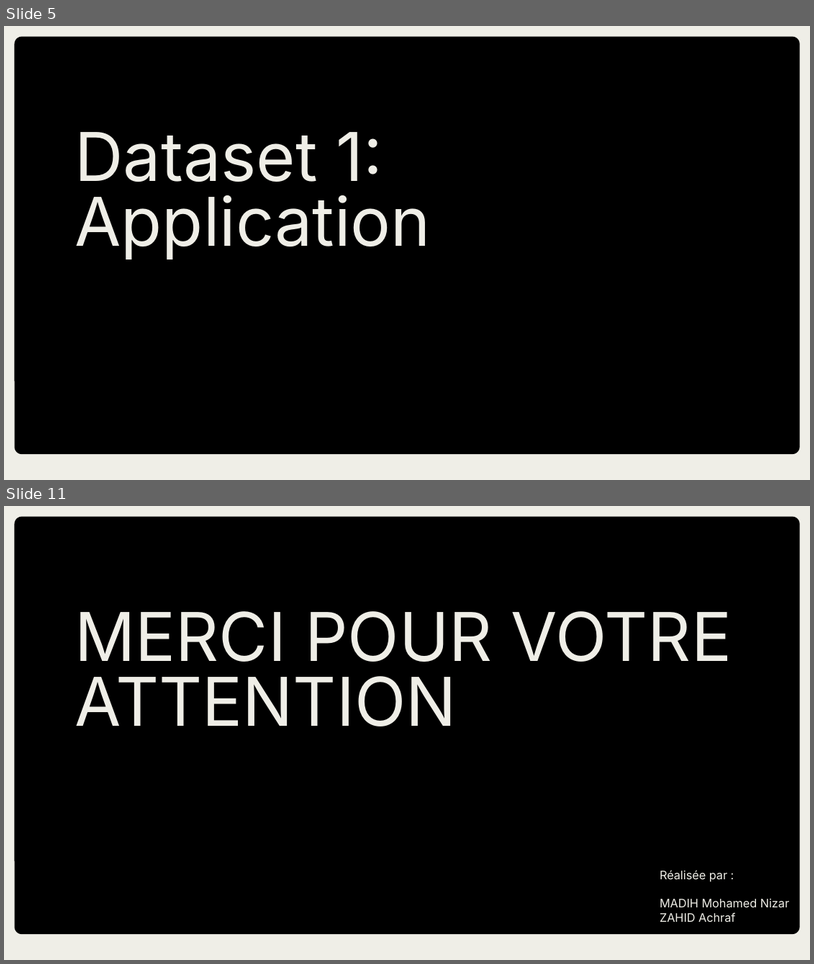
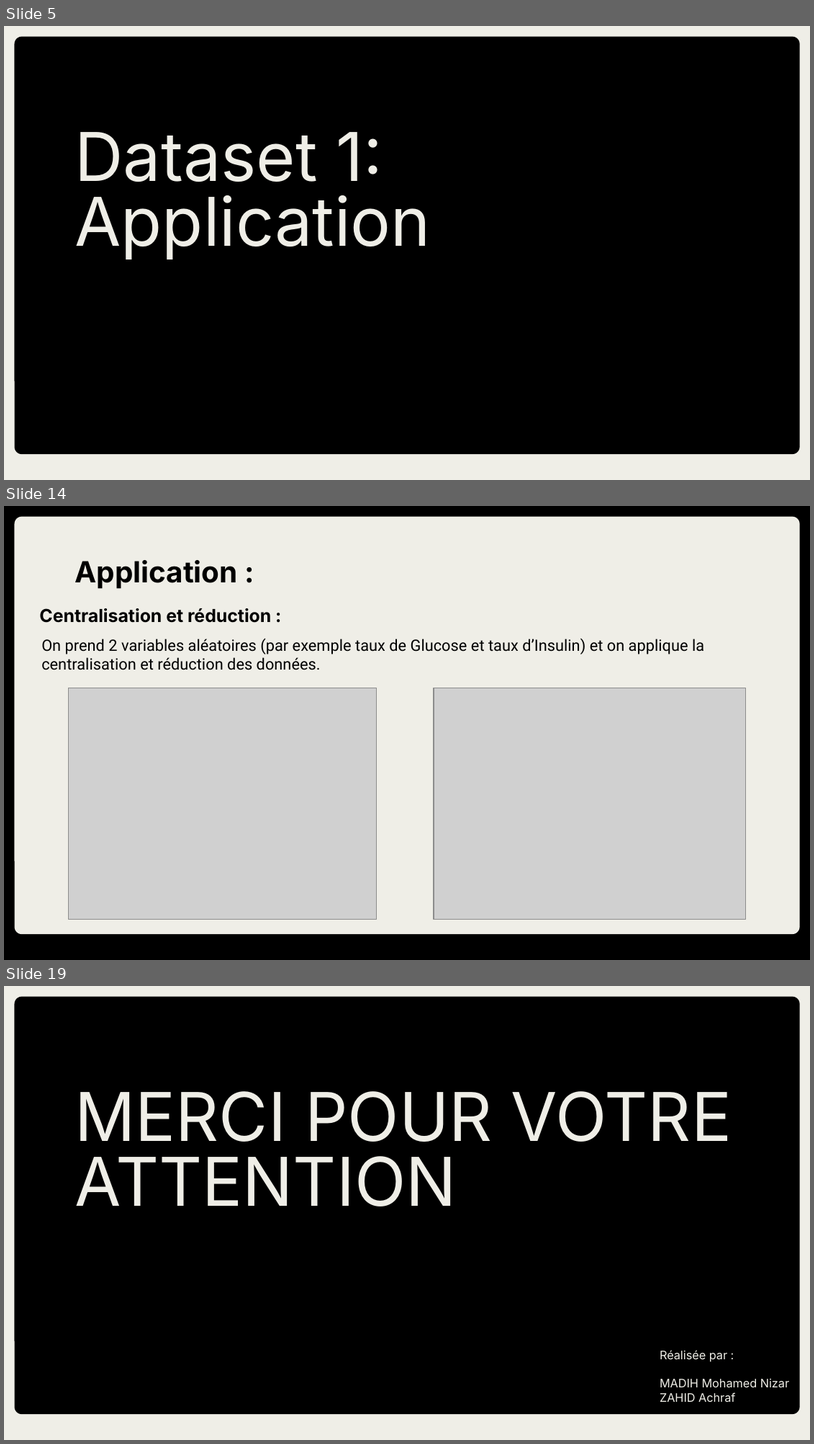
Before and after one commit to nizarover/Projet-Data-Analyst, a slide deck: Projects/Data Analyst/Presentation ACP.pptx. Shown one above the other, each under a label of ours: slides 5 and 11 before the commit, slides 5, 14 and 19 after it; the slides between them are not shown. The pictures are 814x964 and 814x1444 pixels, drawn with LibreOffice and Linux fonts; fonts in the diff are those of the drawing; grey boxes stand for pictures. Boxes give left, top, right and bottom in pixels: in the first picture for what was removed or moved away, otherwise in the second. Text is boxed around its words. In the diff, an @@ line names an element or a change of style, - is before the commit and + after.

```diff
--- a/Projects/Data Analyst/Presentation ACP.pptx
+++ b/Projects/Data Analyst/Presentation ACP.pptx
@@ slide 14 added at [4,506,810,960], background #000000 @@
@@ rounded rectangle added at [15,517,800,934], fill #EFEEE7 @@
@@ title added at [75,560,238,589], 26 pt, text #000000, bold @@
+Application :
@@ text added at [39,608,271,623], 16 pt, text #000000, bold @@
+Centralisation et réduction :
@@ subtitle added at [41,638,705,670], 14 pt, text #000000 @@
+On prend 2 variables aléatoires (par exemple taux de Glucose et taux d’Insulin) et on applique la centralisation et réduction des données.
@@ picture added at [69,688,376,920] @@
@@ picture added at [434,688,746,920] @@
@@ what was slide 11 is now slide 19 @@
```
Also in this commit, not shown: 7 slides changed, 7 other slides added, 3 other files.
